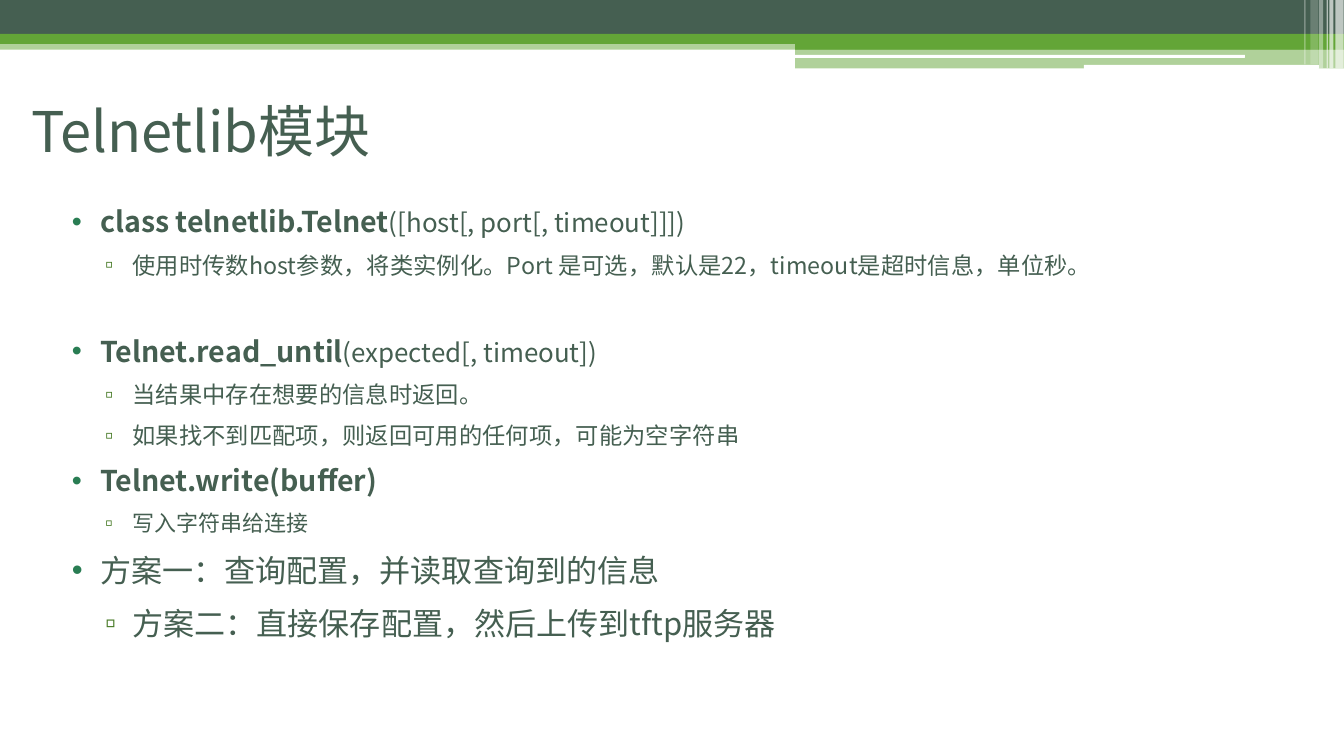
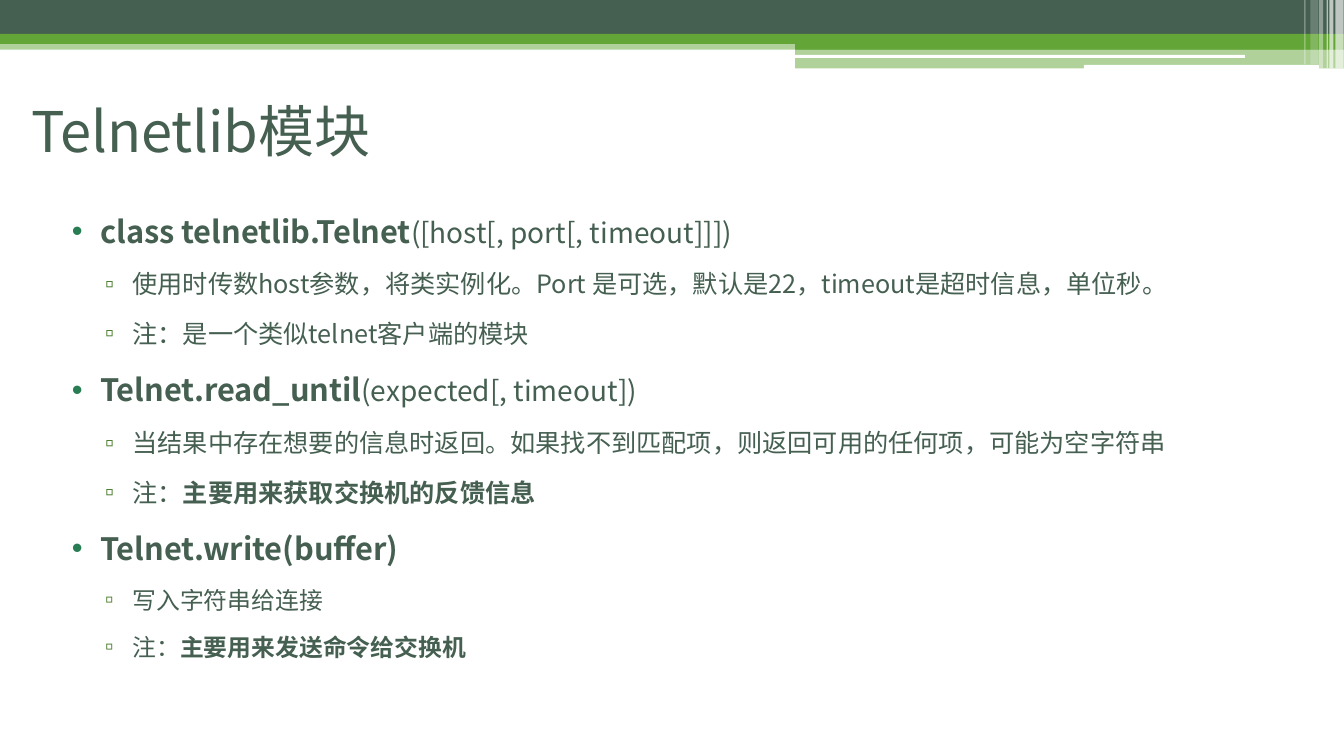
Before and after one commit to ladesiji/git, a slide deck: slide 6 of Python3.pptx (slide 4 before the commit). Drawn at 1344x756 pixels with LibreOffice and Linux fonts; fonts in the diff are those of the drawing. Boxes give left, top, right and bottom in pixels: in the first picture for what was removed or moved away, otherwise in the second. Text is boxed around its words. In the diff, an @@ line names an element or a change of style, - is before the commit and + after.

Commit message:
ppt

```diff
--- a/Python3.pptx
+++ b/Python3.pptx
@@ text at [100, 218, 1167, 611]: size 20.4 to 22 pt in "class telnetlib.Telnet([host[,", "Telnet.read_until(expected[,", "Telnet.write(buffer)"; size 18.5 to 20 pt in "telnetlib.Telnet([host[, port[, timeout]]])", "Telnet.read_until(expected[, timeout])"; size 16.6 to 18 pt in "使用时传数host参数，将类实例化。Port 是可选，默认是22，timeout是超时信息，单位秒。"; size 15.7 to 17 pt in "写入字符串给连接"; line spacing 1.3 to 1.5 @@
@@ text at [132, 321, 528, 345]: paragraph added @@
+  ▫ 注：是一个类似telnet客户端的模块
@@ text at [132, 430, 1165, 505]: text changed; size 16.6 to 18 pt @@
-  ▫ 当结果中存在想要的信息时返回。
-  ▫ 如果找不到匹配项，则返回可用的任何项，可能为空字符串
+  ▫ 当结果中存在想要的信息时返回。如果找不到匹配项，则返回可用的任何项，可能为空字符串
+  ▫ 注：主要用来获取交换机的反馈信息
@@ text at [132, 635, 466, 658]: text changed; size 22.2 to 17 pt; bold on @@
-• 方案一：查询配置，并读取查询到的信息
-  ▫ 方案二：直接保存配置，然后上传到tftp服务器
+  ▫ 注：主要用来发送命令给交换机
```
Also in this commit, not shown: 6 slides added, 2 slides removed.
